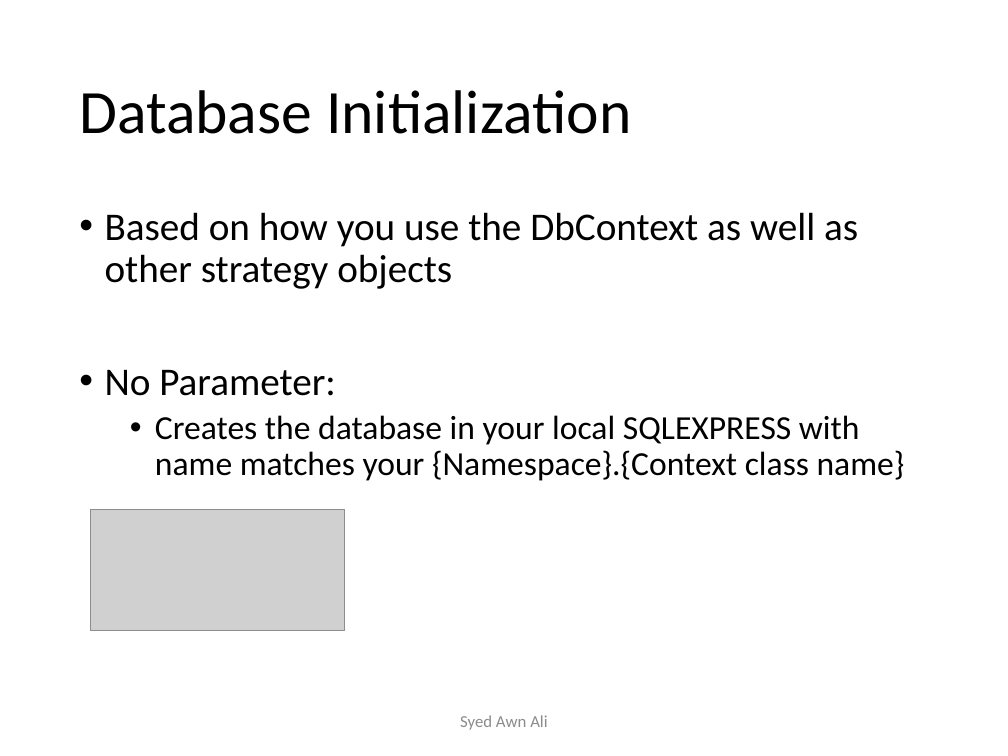
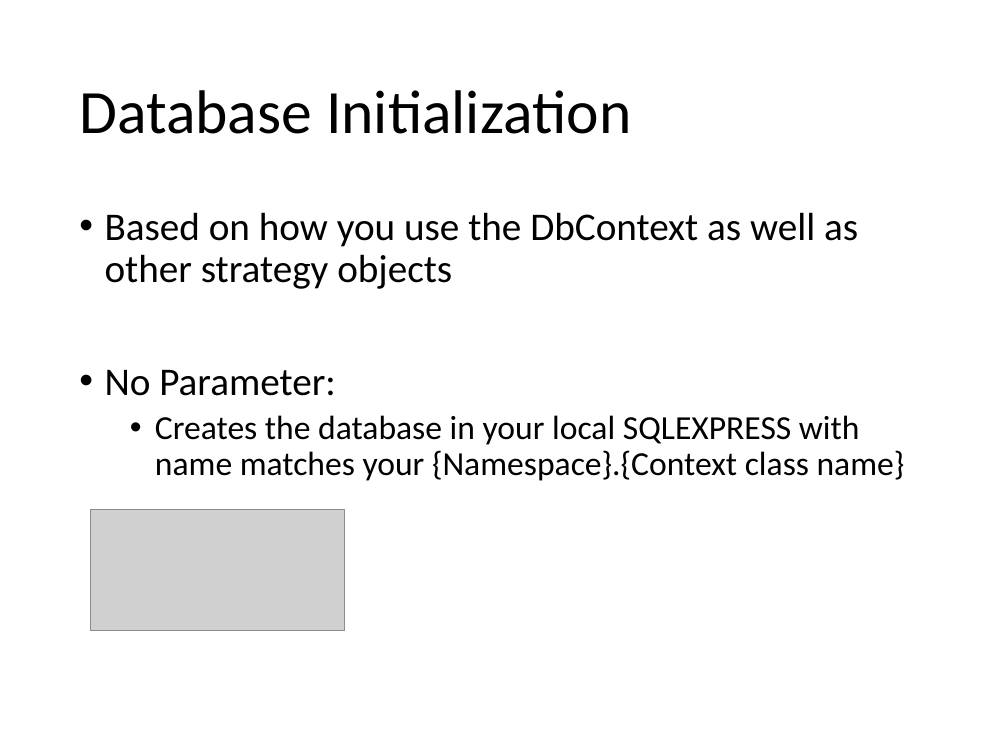
Before and after one commit to SeamlessThingies-Learn-DotNet3Day/DotNetProgramming, a slide deck: slide 7 of Slides/EF/4 - Code First.pptx. Drawn at 1008x756 pixels with LibreOffice and Linux fonts; fonts in the diff are those of the drawing; grey boxes stand for pictures. Boxes give left, top, right and bottom in pixels: in the first picture for what was removed or moved away, otherwise in the second. Text is boxed around its words. In the diff, an @@ line names an element or a change of style, - is before the commit and + after.

```diff
--- a/Slides/EF/4 - Code First.pptx
+++ b/Slides/EF/4 - Code First.pptx
@@ text removed at bbox=[460, 715, 547, 730] @@
-Syed Awn Ali
```
Also in this commit, not shown: 15 other slides changed, 59 other files.
